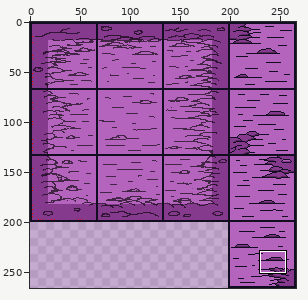
Pixel-art file: Assets/Art/Environments/TilesetPathl.aseprite. The first picture is a wide view before the edit; the outline marks the close-up.
Close-up. As it was:
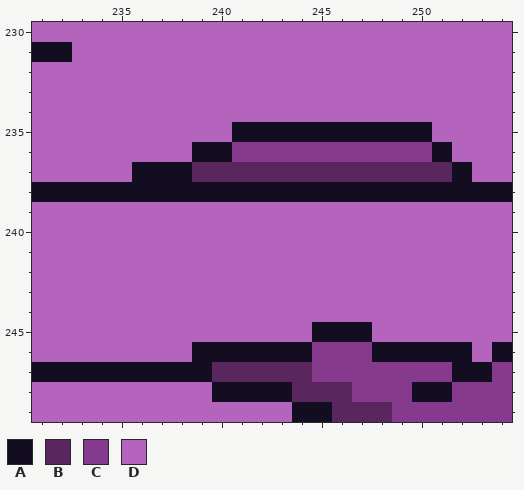
266x266 pixels, 1 frame. Colours within 5 levels of each other are drawn and written as one. Shown: x 231..254, y 230..249. The commit also changed other parts of the picture, which this record leaves out.
Palette (. is transparent): A #130d21  B #59275d  C #863a8d  D #b564bd
Pixels before, first column x 231:
230 DDDDDDDDDDDDDDDDDDDDDDDD
231 AADDDDDDDDDDDDDDDDDDDDDD
232 DDDDDDDDDDDDDDDDDDDDDDDD
233 DDDDDDDDDDDDDDDDDDDDDDDD
234 DDDDDDDDDDDDDDDDDDDDDDDD
235 DDDDDDDDDDAAAAAAAAAADDDD
236 DDDDDDDDAACCCCCCCCCCADDD
237 DDDDDAAABBBBBBBBBBBBBADD
238 AAAAAAAAAAAAAAAAAAAAAAAA
239 DDDDDDDDDDDDDDDDDDDDDDDD
240 DDDDDDDDDDDDDDDDDDDDDDDD
241 DDDDDDDDDDDDDDDDDDDDDDDD
242 DDDDDDDDDDDDDDDDDDDDDDDD
243 DDDDDDDDDDDDDDDDDDDDDDDD
244 DDDDDDDDDDDDDDDDDDDDDDDD
245 DDDDDDDDDDDDDDAAADDDDDDD
246 DDDDDDDDAAAAAACCCAAAAADA
247 AAAAAAAAABBBBBCCCCCCCAAC
248 DDDDDDDDDAAAABBBCCCAACCC
249 DDDDDDDDDDDDDAABBBCCCCCC
And afterwards:
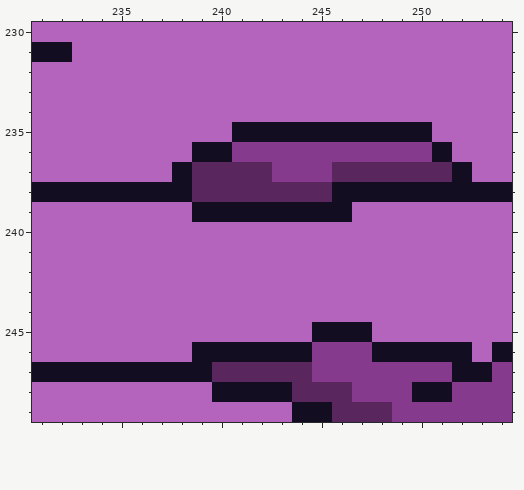
What changed:
layer "Fill" added
Changed rows in their new state; - is an unchanged pixel.
Layer "Fill":
first column x 236:
237 DD-----CCC-
238 ---BBBBBBB-
239 ---AAAAAAAA
